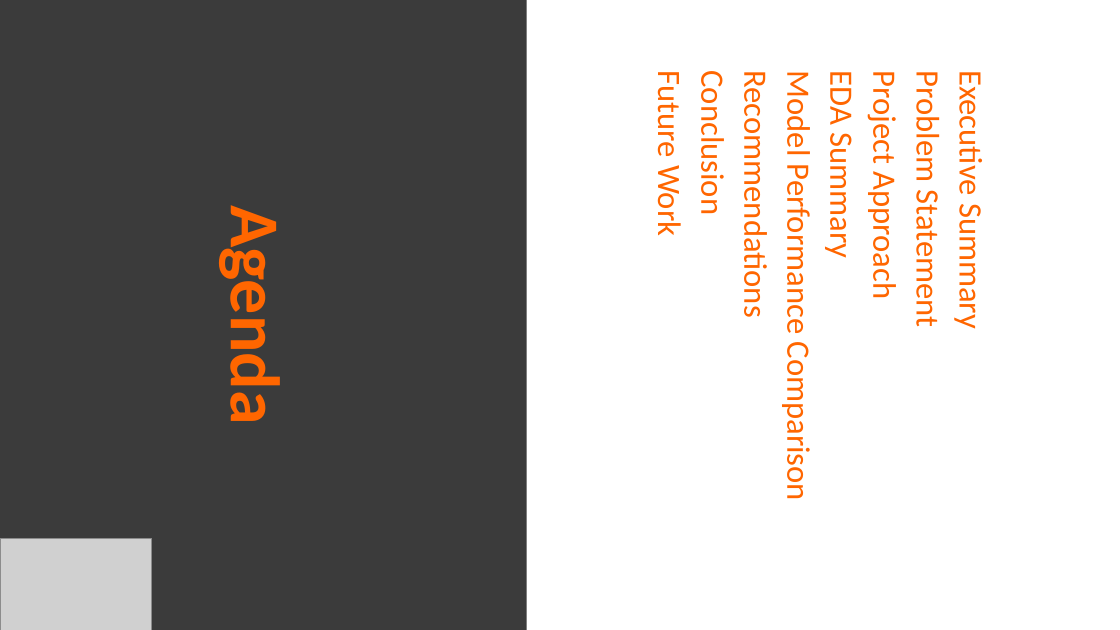
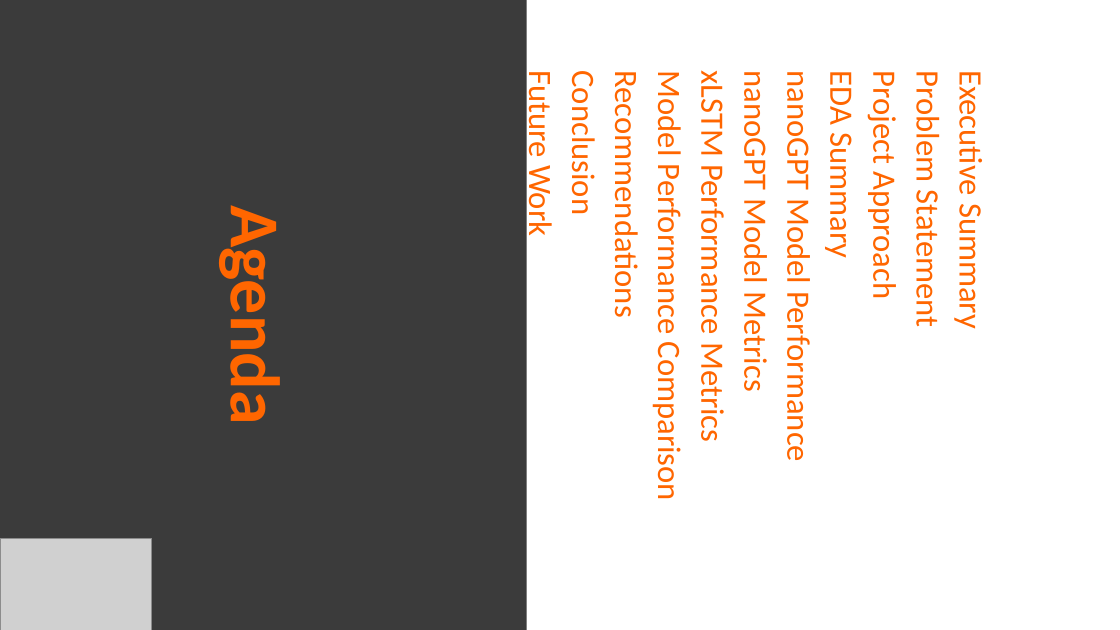
Before and after one commit to samson12193/xLSTM-Hate-Speech, a slide deck: slide 2 of Data Glacier Internship.pptx. Drawn at 1120x630 pixels with LibreOffice and Linux fonts; fonts in the diff are those of the drawing; grey boxes stand for pictures. Boxes give left, top, right and bottom in pixels: in the first picture for what was removed or moved away, otherwise in the second. Text is boxed around its words. In the diff, an @@ line names an element or a change of style, - is before the commit and + after.

```diff
--- a/Data Glacier Internship.pptx
+++ b/Data Glacier Internship.pptx
@@ subtitle at <box>693,79,819,458</box>: paragraphs added @@
+nanoGPT Model Performance
+nanoGPT Model Metrics
+xLSTM Performance Metrics
```
Also in this commit, not shown: 2 other slides changed.
